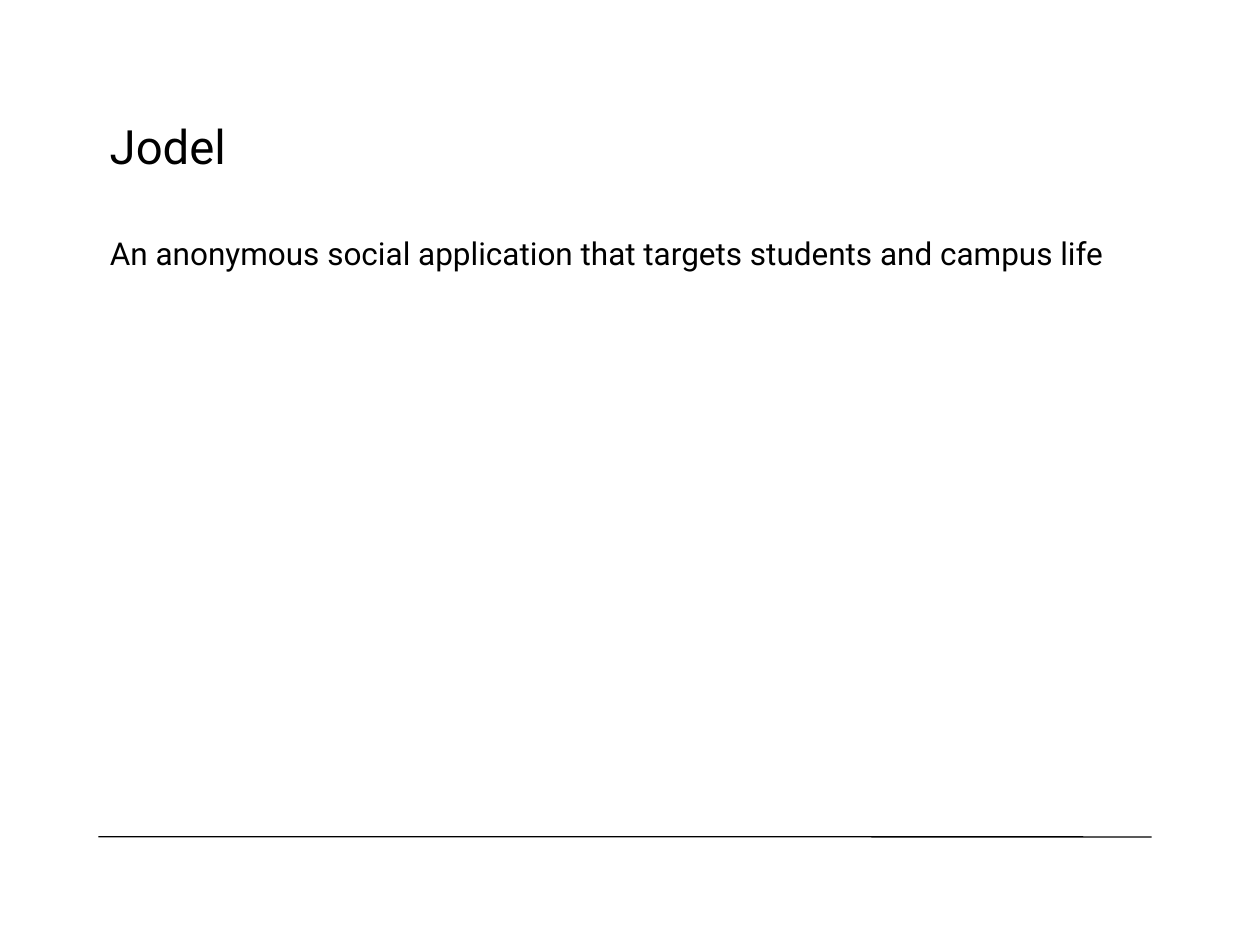
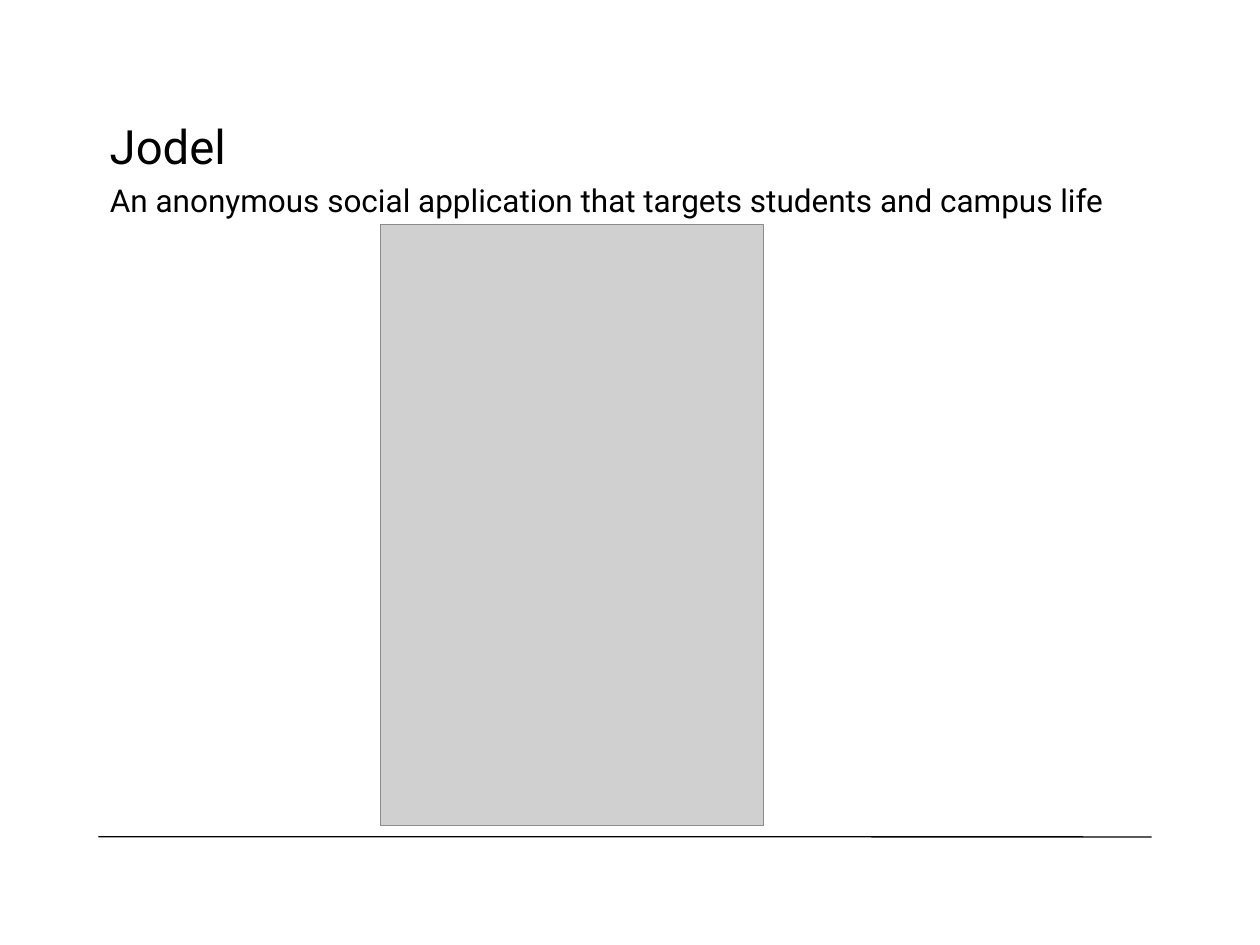
Before and after one commit to legendmcdonald/2DV603, a slide deck: slide 2 of JodelAlert.pptx. Drawn at 1260x945 pixels with LibreOffice and Linux fonts; fonts in the diff are those of the drawing; grey boxes stand for pictures; background and template pictures are left out. Boxes give left, top, right and bottom in pixels: in the first picture for what was removed or moved away, otherwise in the second. Text is boxed around its words. In the diff, an @@ line names an element or a change of style, - is before the commit and + after.

Commit message:
presentation

```diff
--- a/JodelAlert.pptx
+++ b/JodelAlert.pptx
@@ text "An anonymous social application that ...": place and size @@
-text "An anonymous social application that ..." at <box>110,241,1103,272</box>
+text "An anonymous social application that ..." at <box>110,188,1103,219</box>
@@ picture added at <box>381,224,764,825</box> @@
```
Also in this commit, not shown: 6 slides added, 1 slide removed, 1 other file.
